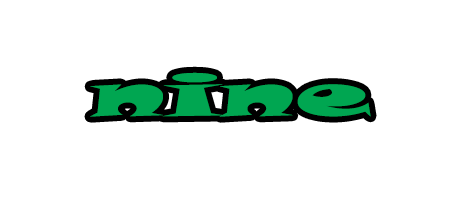
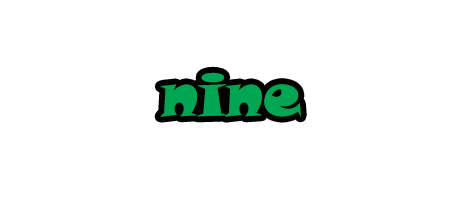
Before/after of a 462 x 199 layered artwork. What changed in the layer stack:
painted on "nine" over bbox(90, 72, 371, 117)
